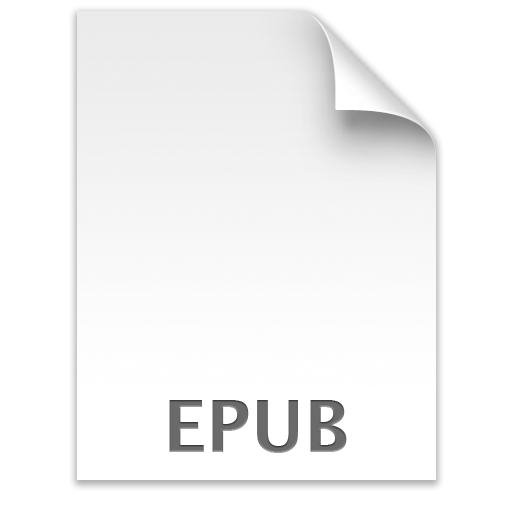
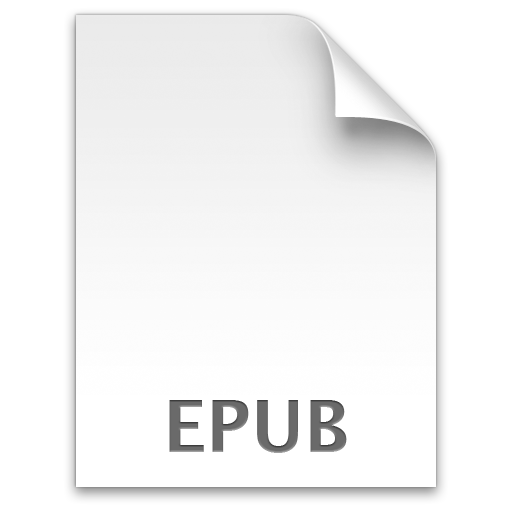
Layers edited between the first and the second 512px x 512px image:
renamed "page" to "Layer 1", opacity 99% → 100%, painted on it over [65, 7, 447, 503]
